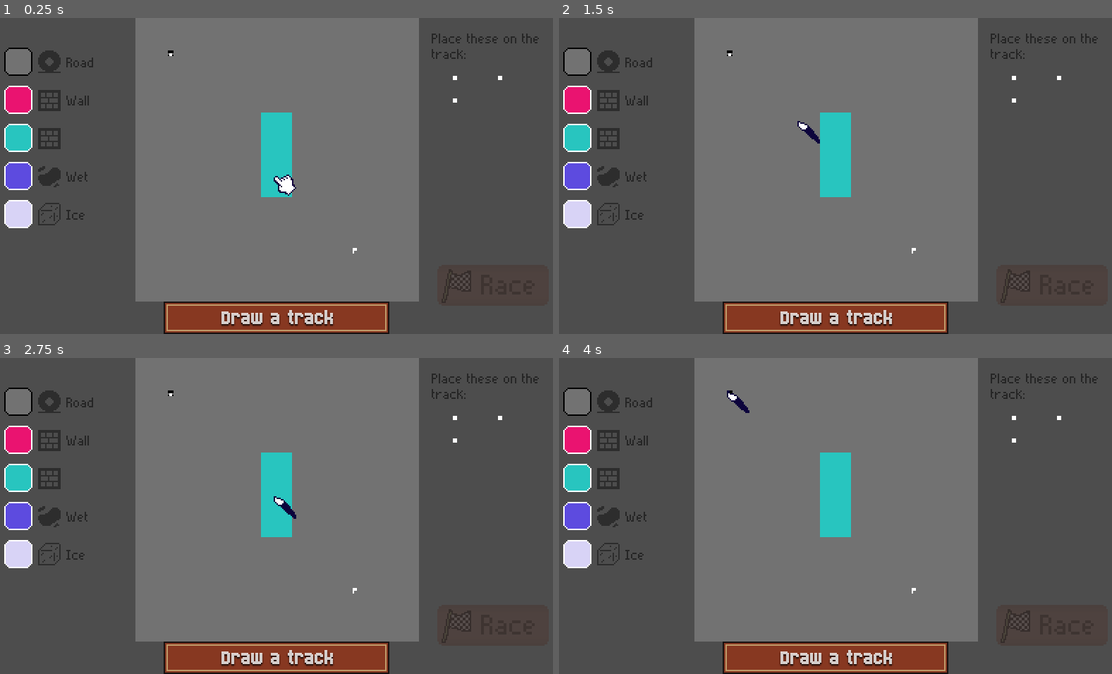
Above: before the commit, frames 1-4 (two rows, left to right).
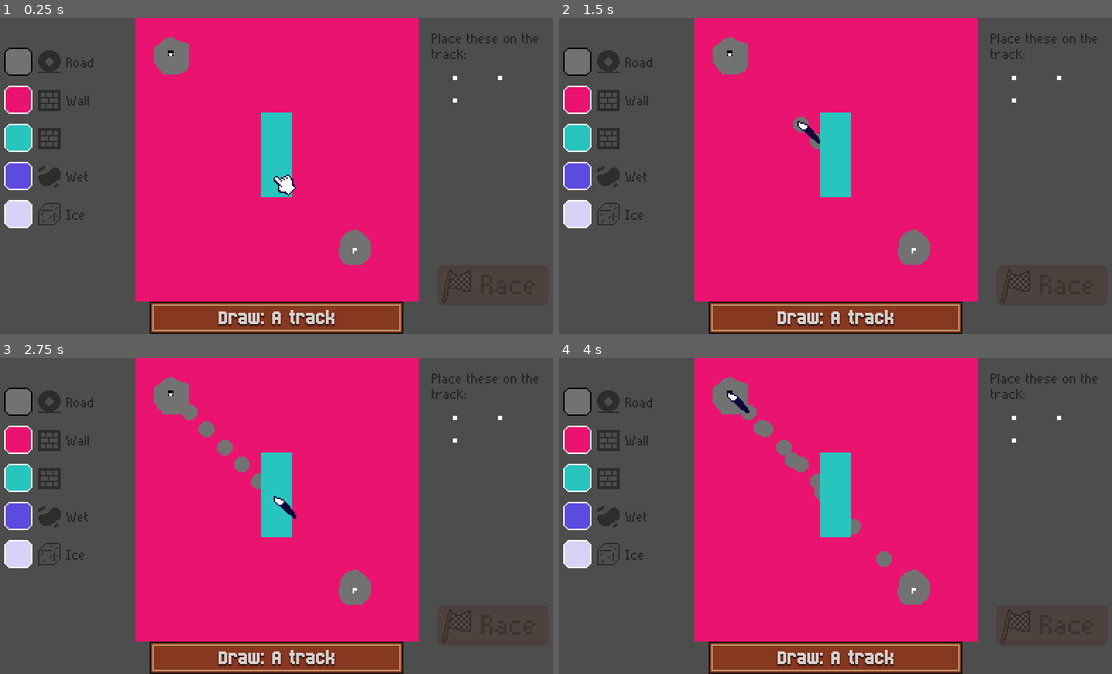
Above: after the commit, the same moments.

Repository: ClementRivaille/circuit-paint-prop
Game: Godot game, scene res://scenes/Main.tscn
The game is run twice, just before and just after one commit, with the same random seed, the same clock (stepped at 60 frames per second) and the same inputs.
Inputs (mouse positions are in pixels of both pictures, inside the frame that each line leads up to):
- Up to frame 1 (0.25 s): no input
- Up to frame 2 (1.5 s): click (575, 62) at 0.52 s; tap Enter at 1.25 s; drag from (835, 160) to (730, 52) at 1.27 s
- Up to frame 3 (2.75 s): tap Space at 2 s; drag from (492, 626) to (276, 500) at 2.02 s
- Up to frame 4 (4 s): tap Enter at 2.75 s; move the mouse to (730, 392) at 2.77 s; hold Right (steer_right) 2.78-3.5 s; tap U at 2.85 s; click (730, 392) at 2.92 s; tap Space at 3.5 s; drag from (912, 591) to (730, 392) at 3.52 s

The runs differ from the first frame. In frame 1, 44% of the frame differs, in the area x 24-76%, y 0-100%; in frame 2, 44%; in frame 3, 44%; in frame 4, 44%.

Commit message:
feat(prompt): gives the draw instruction

Diff:
--- a/levels/level_1.tres
+++ b/levels/level_1.tres
@@ -5,12 +5,12 @@
 
 [resource]
 script = ExtResource("1_krtko")
-prompt = "Draw a track"
+prompt = "A track"
 nb_checkpoints = 3
 locked_start = true
 start_position = Vector2i(-75, -75)
 locked_goal = true
 goal_position = Vector2i(55, 65)
 checkpoints_positions = Array[Vector2i]([])
-fill = Vector2i(0, 0)
+fill = Vector2i(1, 0)
 map = ExtResource("1_wki7i")
--- a/scenes/Main.tscn
+++ b/scenes/Main.tscn
@@ -83,17 +83,16 @@
 grabbing = ExtResource("8_uftn5")
 
 [node name="Prompt" type="NinePatchRect" parent="."]
-anchors_preset = 7
+anchors_preset = -1
 anchor_left = 0.5
-anchor_top = 1.0
 anchor_right = 0.5
 anchor_bottom = 1.0
-offset_left = 120.0
+offset_left = 110.0
 offset_top = 201.0
-offset_right = 280.0
+offset_right = 290.0
 offset_bottom = 224.0
 grow_horizontal = 2
-grow_vertical = 0
+grow_vertical = 2
 texture = ExtResource("24_lyn0d")
 patch_margin_left = 4
 patch_margin_top = 4
@@ -117,7 +116,7 @@
 theme_override_constants/shadow_offset_x = 0
 theme_override_fonts/font = ExtResource("28_4v086")
 theme_override_font_sizes/font_size = 16
-text = "Your favorite game"
+text = "Draw: Your favorite game"
 horizontal_alignment = 1
 vertical_alignment = 1
 clip_text = true
--- a/scripts/levels_selection.gd
+++ b/scripts/levels_selection.gd
@@ -10,6 +10,7 @@
 
 	# TODO load first level on title screen?
 	GameStore.next_level()
+	GameStore.change_mode(Store.GameMode.PAINTING)
 
 func load_next_level(idx: int):
 	GameStore.load_level(levels[idx])
--- a/scripts/prompt.gd
+++ b/scripts/prompt.gd
@@ -3,10 +3,19 @@
 
 @onready var label: Label = $Label
 
+var prompt: String = ""
+
 # Called when the node enters the scene tree for the first time.
 func _ready() -> void:
 	GameStore.level_begin.connect(set_level_prompt)
+	GameStore.mode_changed.connect(display_on_mode)
 
 
 func set_level_prompt(level: Level):
-	label.text = level.prompt
+	prompt = level.prompt
+
+func display_on_mode(mode: Store.GameMode):
+	if mode == Store.GameMode.PAINTING:
+		label.text = "Draw: " + prompt
+	else:
+		label.text = prompt
